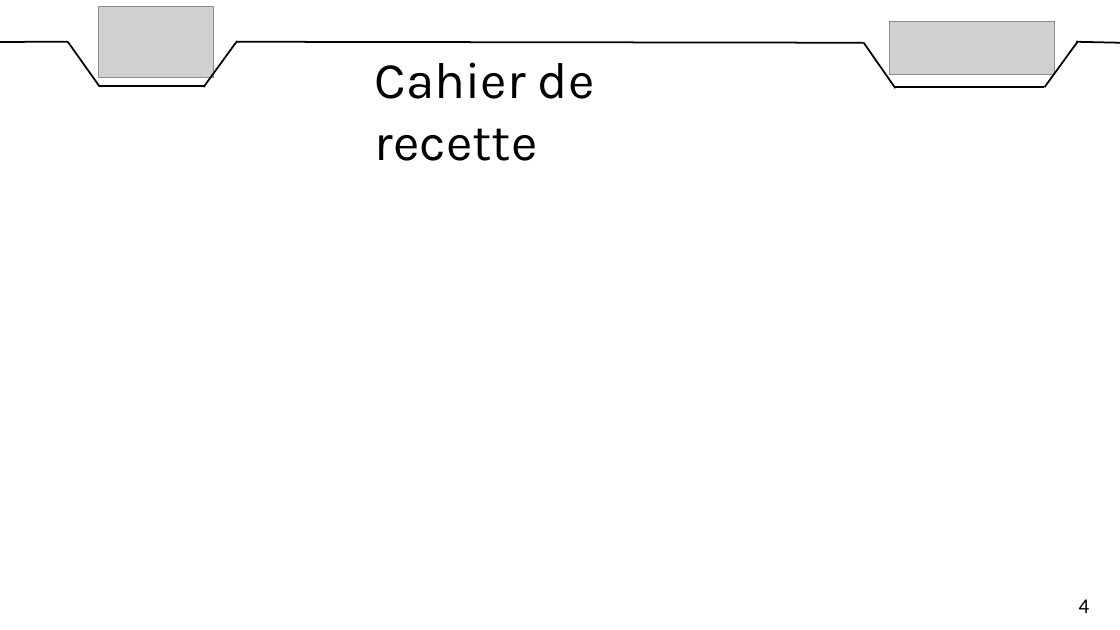
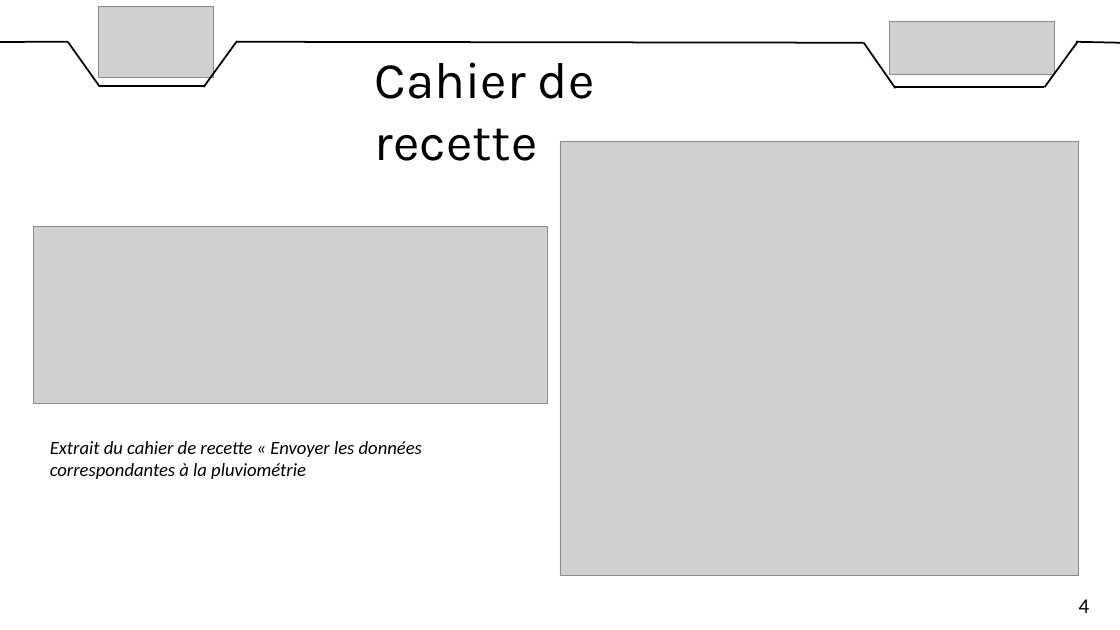
Before and after one commit to DylanChe/SupervisionSerre, a slide deck: slide 6 of oral_projet/revue_3/diaporama_revue_3_dylan.pptx. Drawn at 1120x630 pixels with LibreOffice and Linux fonts; fonts in the diff are those of the drawing; grey boxes stand for pictures. Boxes give left, top, right and bottom in pixels: in the first picture for what was removed or moved away, otherwise in the second. Text is boxed around its words. In the diff, an @@ line names an element or a change of style, - is before the commit and + after.

Commit message:
MAJ Diapo revue 3

```diff
--- a/oral_projet/revue_3/diaporama_revue_3_dylan.pptx
+++ b/oral_projet/revue_3/diaporama_revue_3_dylan.pptx
@@ picture added at (560,142,1079,576) @@
@@ picture added at (34,227,547,404) @@
@@ text added at (50,441,422,479), 16 pt, text #000000, italic @@
+Extrait du cahier de recette « Envoyer les données correspondantes à la pluviométrie
```
